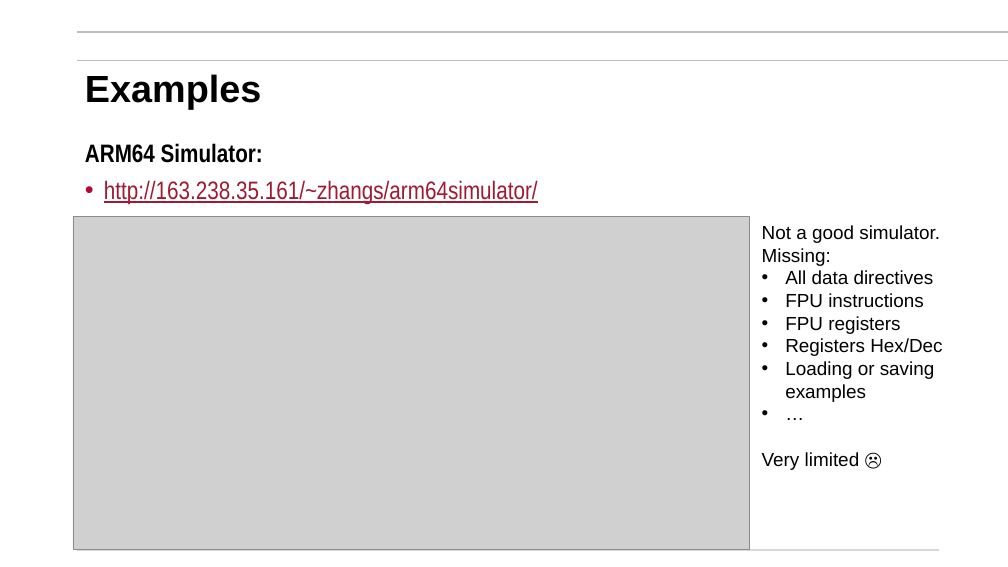
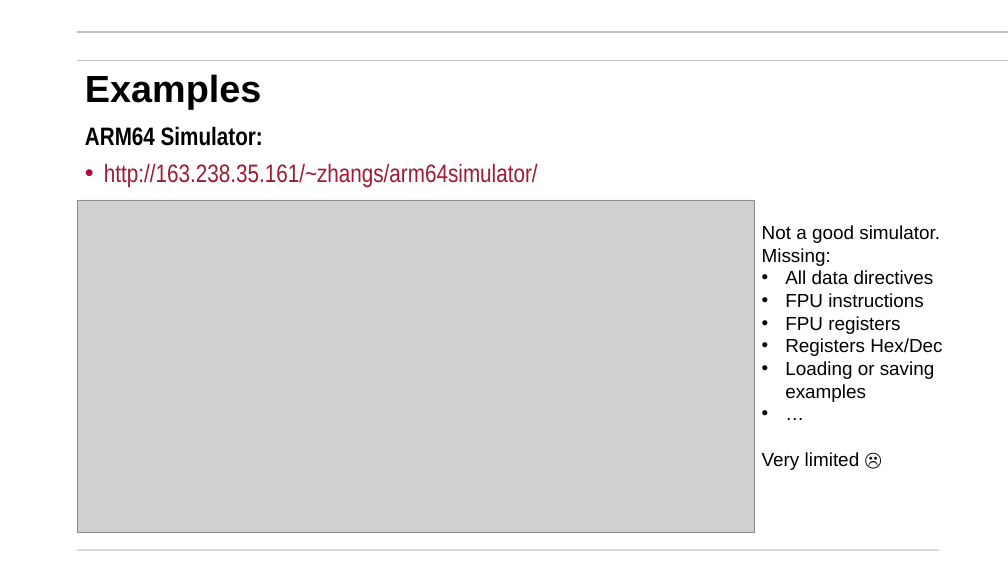
Before and after one commit to mikegrace2/CSEN20-Fall2026-Course-Website, a slide deck: slide 44 of Week10_64bitArmAndFinalPrep/ARM64Bit_V4.pptx (slide 35 before the commit). Drawn at 1008x567 pixels with LibreOffice and Linux fonts; fonts in the diff are those of the drawing; grey boxes stand for pictures; background and template pictures are left out. Boxes give left, top, right and bottom in pixels: in the first picture for what was removed or moved away, otherwise in the second. Text is boxed around its words. In the diff, an @@ line names an element or a change of style, - is before the commit and + after.

```diff
--- a/Week10_64bitArmAndFinalPrep/ARM64Bit_V4.pptx
+++ b/Week10_64bitArmAndFinalPrep/ARM64Bit_V4.pptx
@@ text "ARM64 Simulator:": place and size @@
-text "ARM64 Simulator:" at [85,143,538,205]
+text "ARM64 Simulator:" at [85,126,538,188]
@@ text at [104,163,538,188]: underline off in "http://163.238.35.161/~zhangs/arm64simulator/" @@
@@ picture: place and size @@
-picture at [73,217,749,550]
+picture at [77,200,754,532]
```
Also in this commit, not shown: 9 other slides changed, 12 slides added, 1 slide removed.
